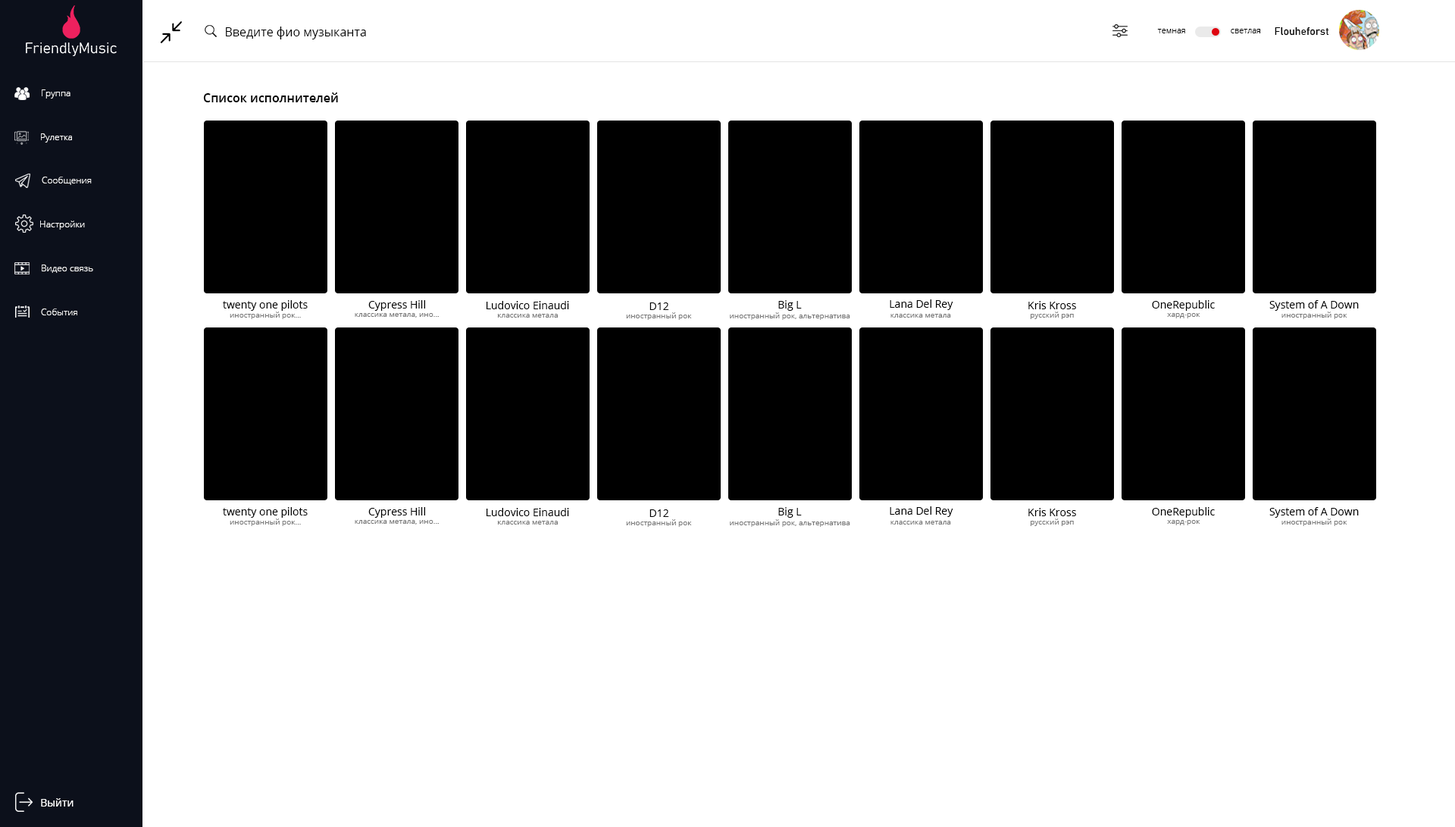
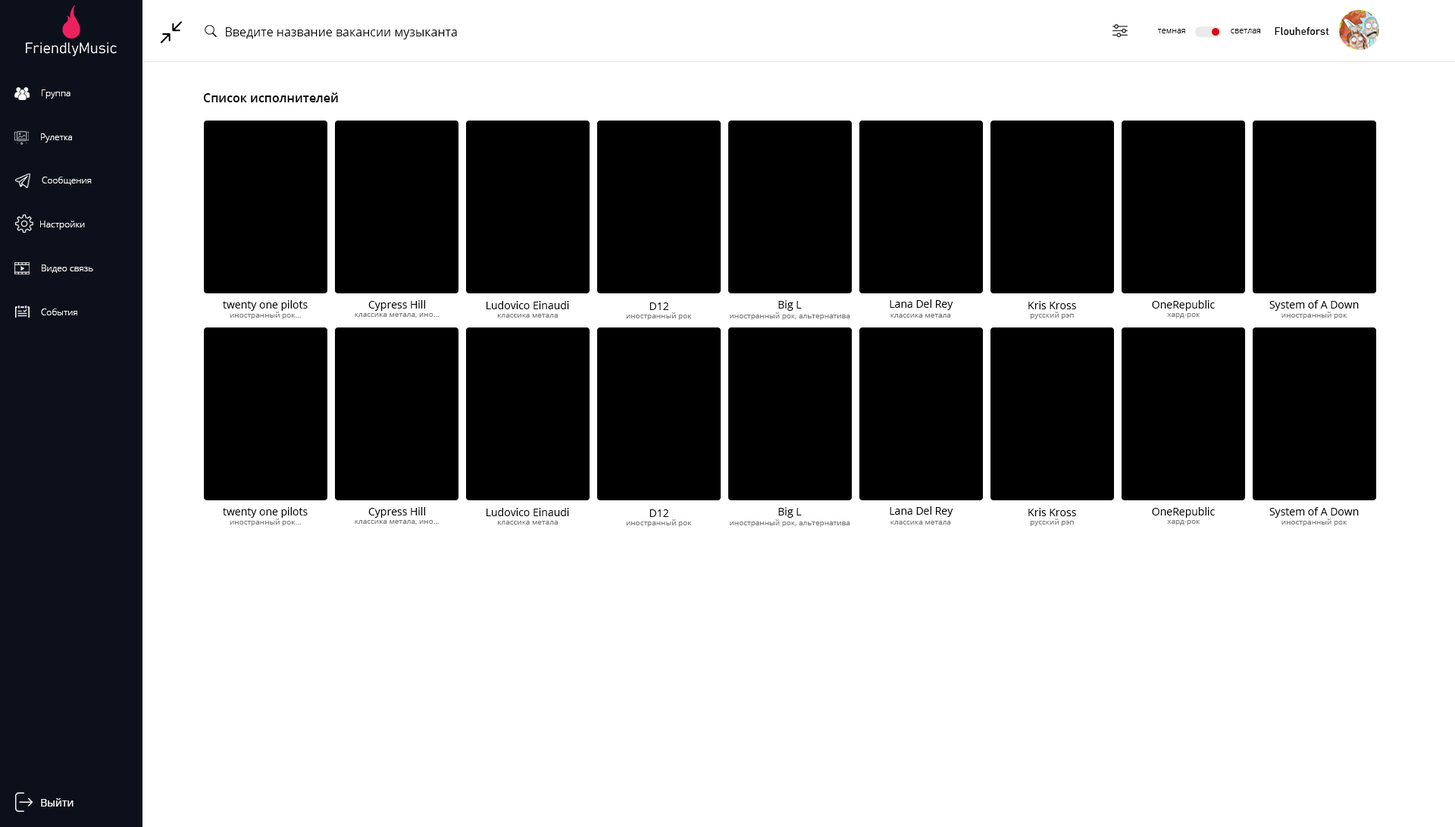
Layered file, before and after one edit (1455×827). Changes by layer:
renamed "Введите фио музыканта" to "Введите название вакансии музыканта", painted on it over [276, 26, 458, 40]
